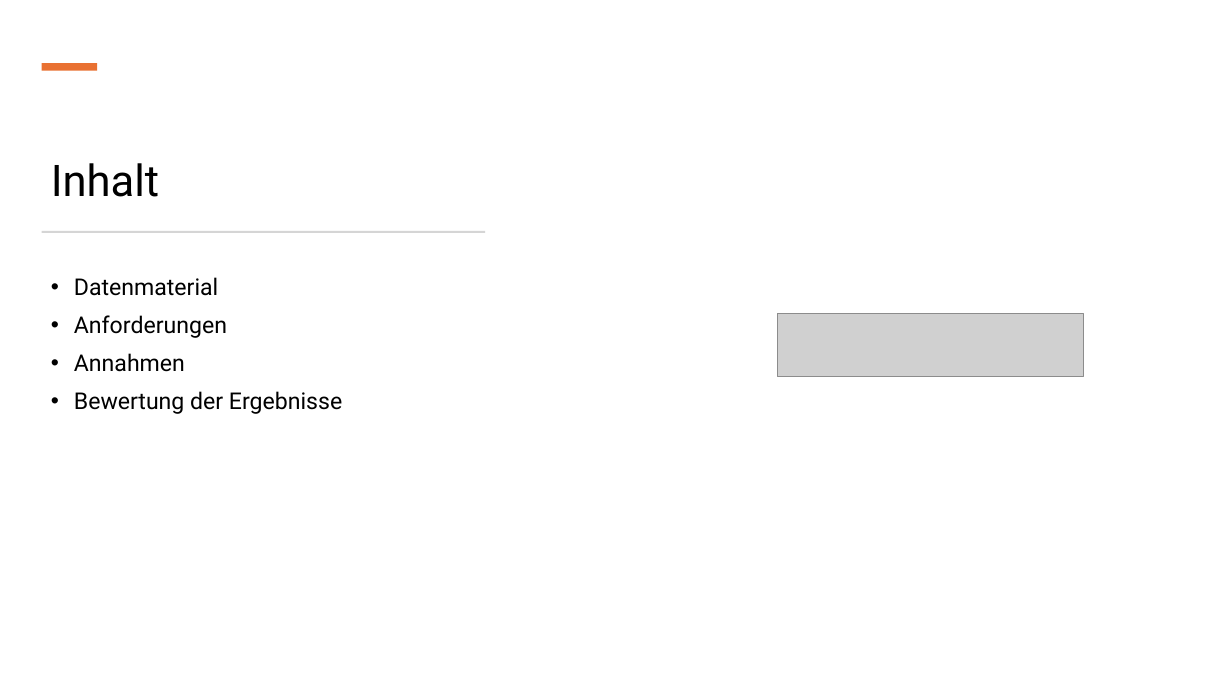
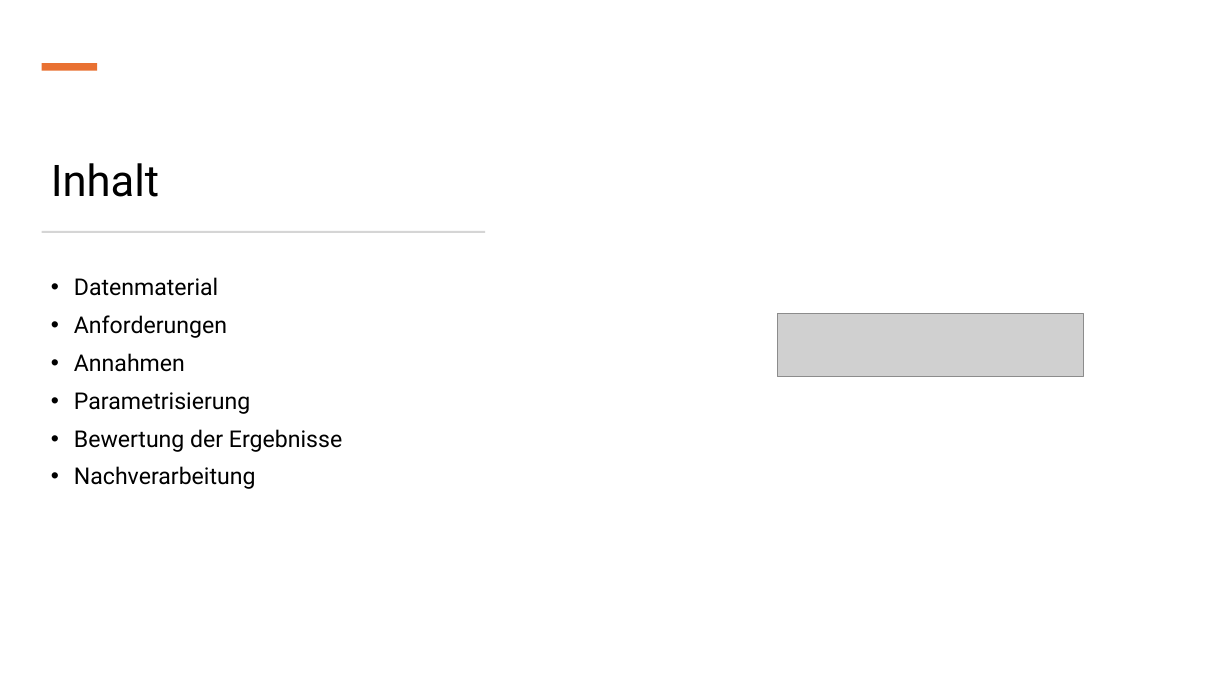
Before and after one commit to IntiGit/ComputerVisionGame, a slide deck: slide 2 of Präsentationen/Meilenstein_2.pptx. Drawn at 1232x693 pixels with LibreOffice and Linux fonts; fonts in the diff are those of the drawing; grey boxes stand for pictures. Boxes give left, top, right and bottom in pixels: in the first picture for what was removed or moved away, otherwise in the second. Text is boxed around its words. In the diff, an @@ line names an element or a change of style, - is before the commit and + after.

```diff
--- a/Präsentationen/Meilenstein_2.pptx
+++ b/Präsentationen/Meilenstein_2.pptx
@@ text at bbox=[74, 392, 250, 414]: paragraph added @@
+• Parametrisierung
@@ text at bbox=[74, 466, 256, 489]: paragraph added @@
+• Nachverarbeitung
```
Also in this commit, not shown: 3 other slides changed, 7 slides added, 1 other file.
